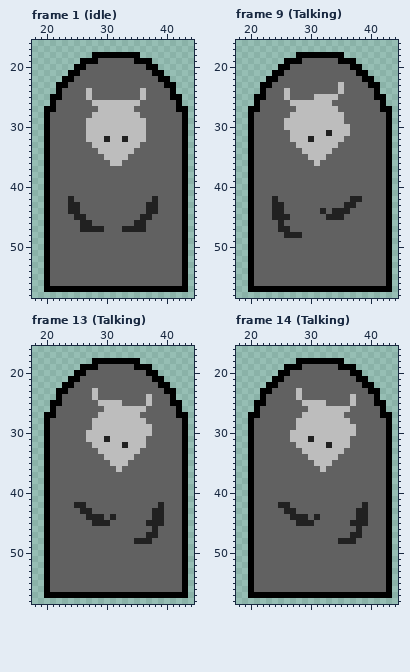
Two states of a pixel-art file, dots/Aseprite drawings/Bartender.aseprite. The picture above is the old version.
64x64 pixels, 18 frames. Shown: frame 1 (idle): x 18..44, y 16..58; frame 9 (Talking): x 18..44, y 16..58; frame 13 (Talking): x 18..44, y 16..58; frame 14 (Talking): x 18..44, y 16..58. The commit also changed other frames, which this record leaves out.
Once edited:
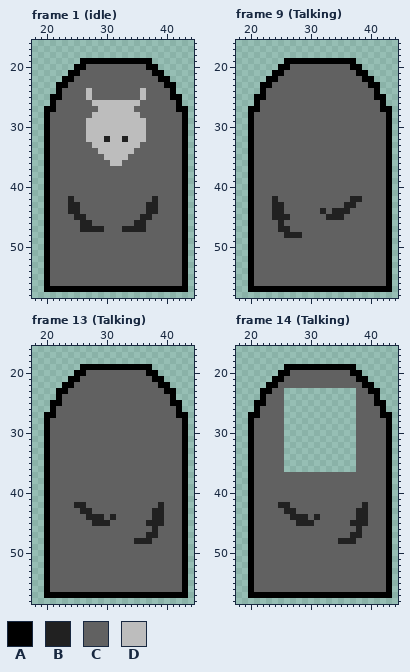
Palette (. is transparent): A #000000  B #212121  C #616161  D #bdbdbd
Diff:
Frame 1 (idle):
Colour C gives way to colour A in row 19 at x 29 to 34.
Colour A is gone in row 18 at x 28 to 35.
Frame 9 (Talking):
Colour C gives way to colour A in row 19 at x 29 to 34.
Colour B gives way to colour C in row 31 at x 33; in row 32 at x 30.
Colour D gives way to colour C in row 23 at x 35; in row 24 at x 26 and 35; in row 25 at x 26 and 31 to 34; in row 26 at x 27 to 33; in row 27 at x 28 to 34; in row 28 at x 27 to 35.
Colour D gives way to colour C in row 29 at x 26 to 35; in row 30 at x 26 to 36; in row 31 at x 27 to 32 and 34 to 36; in row 32 at x 27 to 29 and 31 to 35; in row 33 at x 28 to 34; in row 34 at x 29 to 33.
Colour D gives way to colour C in row 35 at x 30 to 32; in row 36 at x 31.
Colour A is gone in row 18 at x 28 to 35.
Frame 13 (Talking):
Colour C gives way to colour A in row 19 at x 29 to 34.
Colour B gives way to colour C in row 31 at x 30; in row 32 at x 33.
Colour D gives way to colour C in row 23 at x 28; in row 24 at x 28 and 37; in row 25 at x 29 to 32 and 37; in row 26 at x 30 to 36; in row 27 at x 29 to 35; in row 28 at x 28 to 36.
Colour D gives way to colour C in row 29 at x 28 to 37; in row 30 at x 27 to 37; in row 31 at x 27 to 29 and 31 to 36; in row 32 at x 28 to 32 and 34 to 36; in row 33 at x 29 to 35; in row 34 at x 30 to 34.
Colour D gives way to colour C in row 35 at x 31 to 33; in row 36 at x 32.
Colour A is gone in row 18 at x 28 to 35.
Frame 14 (Talking):
Colour C gives way to colour A in row 19 at x 29 to 34.
Colour A is gone in row 18 at x 28 to 35.
Colour B is gone in row 31 at x 30; in row 32 at x 33.
Colour C is gone in row 23 at x 26 to 27 and 29 to 37; in row 24 at x 26 to 27 and 29 to 36; in row 25 at x 26 to 28 and 33 to 36; in row 26 at x 26 to 29 and 37; in row 27 at x 26 to 28 and 36 to 37; in row 28 at x 26 to 27 and 37.
Colour C is gone in row 29 at x 26 to 27; in row 30 at x 26; in row 31 at x 26 and 37; in row 32 at x 26 to 27 and 37; in row 33 at x 26 to 28 and 36 to 37; in row 34 at x 26 to 29 and 35 to 37.
Colour C is gone in row 35 at x 26 to 30 and 34 to 37; in row 36 at x 26 to 31 and 33 to 37.
Colour D is gone in row 23 at x 28; in row 24 at x 28 and 37; in row 25 at x 29 to 32 and 37; in row 26 at x 30 to 36; in row 27 at x 29 to 35; in row 28 at x 28 to 36.
Colour D is gone in row 29 at x 28 to 37; in row 30 at x 27 to 37; in row 31 at x 27 to 29 and 31 to 36; in row 32 at x 28 to 32 and 34 to 36; in row 33 at x 29 to 35; in row 34 at x 30 to 34.
Colour D is gone in row 35 at x 31 to 33; in row 36 at x 32.
Boxes around the changes in both pictures, in picture pixels (x1, y1, x2, y2):
changed: (92, 52, 140, 64)
changed: (284, 52, 350, 166)
changed: (86, 358, 152, 472)
changed: (284, 358, 356, 472)
